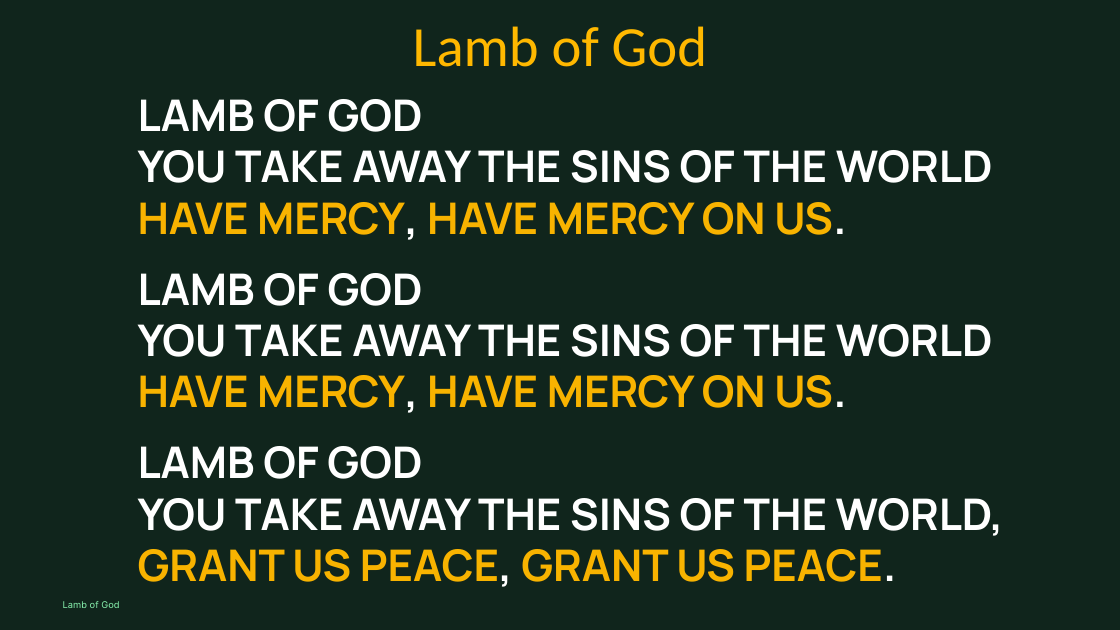
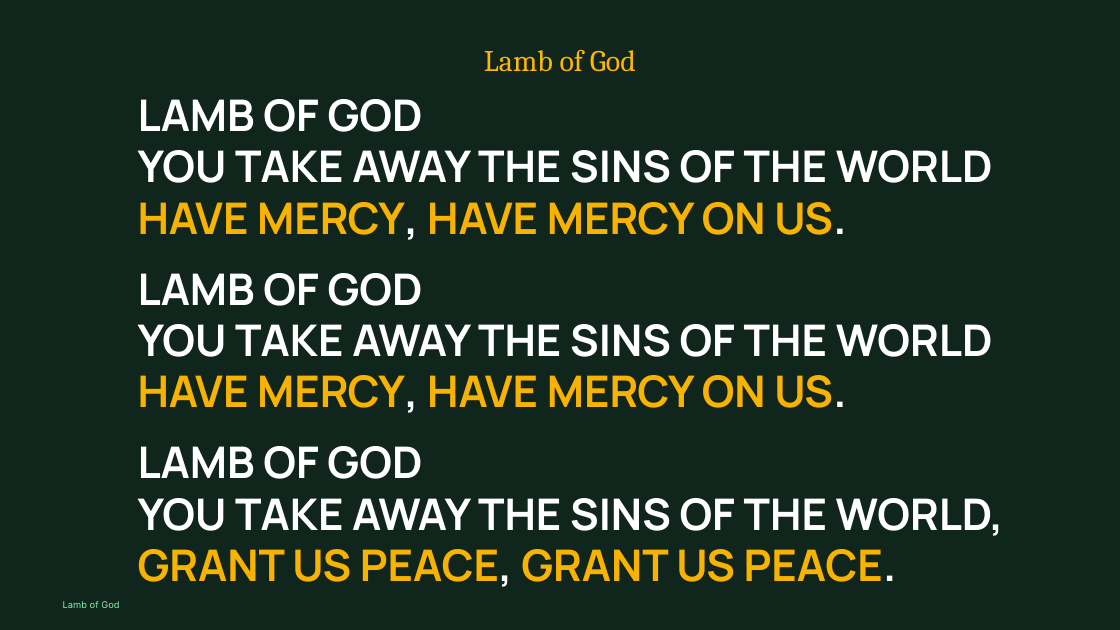
Before and after one commit to divinogabriel9/verbum, a slide deck: slide 60 of outputs/GFCC7Jun2026_OrdinaryTime.pptx (slide 61 before the commit). Drawn at 1120x630 pixels with LibreOffice and Linux fonts; fonts in the diff are those of the drawing. Boxes give left, top, right and bottom in pixels: in the first picture for what was removed or moved away, otherwise in the second. Text is boxed around its words. In the diff, an @@ line names an element or a change of style, - is before the commit and + after.

```diff
--- a/outputs/GFCC7Jun2026_OrdinaryTime.pptx
+++ b/outputs/GFCC7Jun2026_OrdinaryTime.pptx
@@ text "Lamb of God" at [484,50,636,72]: size 73 to 38.5 pt, font Calibri to Cambria @@
```
Also in this commit, not shown: 29 other slides changed, 9 slides added, 10 slides removed, 9 other files.
